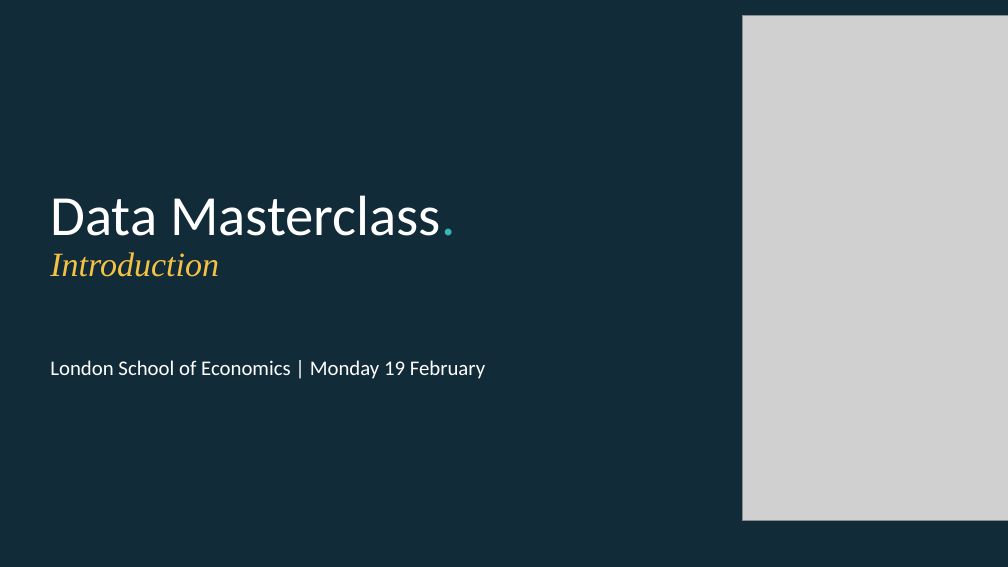
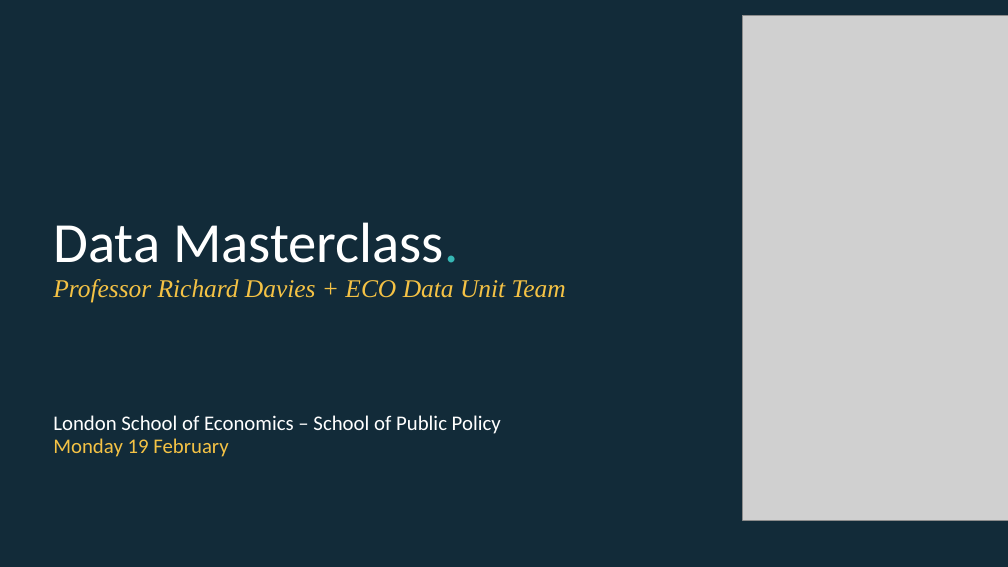
Before and after one commit to EconomicsObservatory/courses, a slide deck: slide 2 of 1/1_Charts_as_data.pptx. Drawn at 1008x567 pixels with LibreOffice and Linux fonts; fonts in the diff are those of the drawing; grey boxes stand for pictures. Boxes give left, top, right and bottom in pixels: in the first picture for what was removed or moved away, otherwise in the second. Text is boxed around its words. In the diff, an @@ line names an element or a change of style, - is before the commit and + after.

```diff
--- a/1/1_Charts_as_data.pptx
+++ b/1/1_Charts_as_data.pptx
@@ title at (53, 279, 566, 457): text changed @@
-Data Masterclass.
-Introduction
-London School of Economics | Monday 19 February
+Data Masterclass.
+Professor Richard Davies + ECO Data Unit Team
+London School of Economics – School of Public Policy
+Monday 19 February
```
Also in this commit, not shown: 6 other slides changed, 20 slides added, 6 slides removed.
